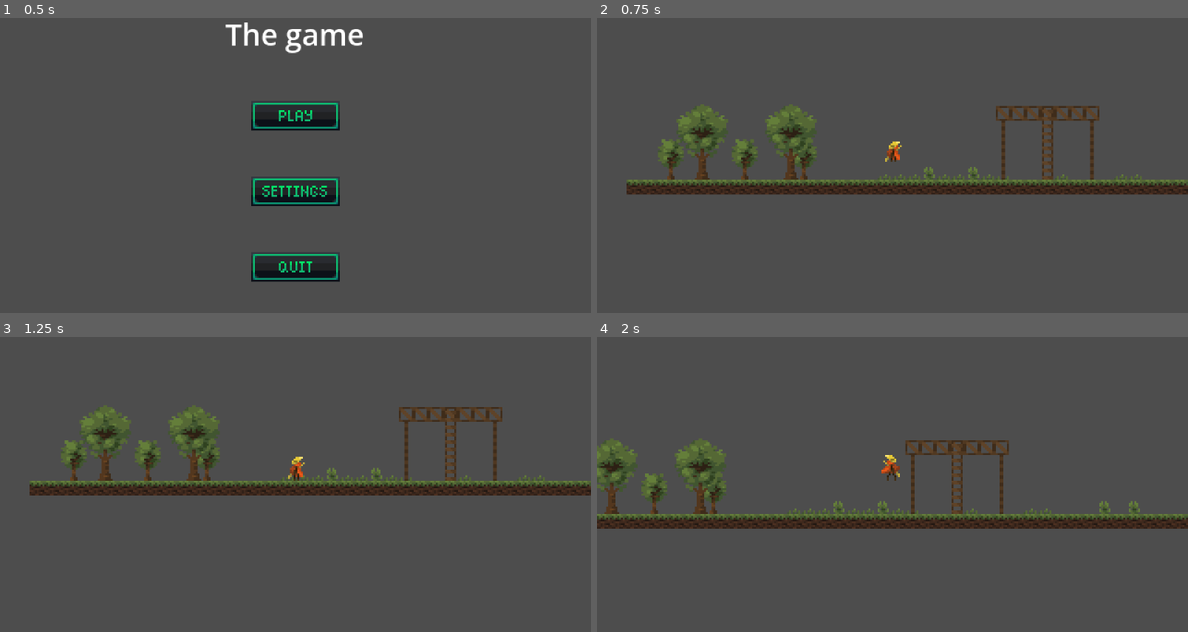
Above: before the commit, frames 1-4 (two rows, left to right).
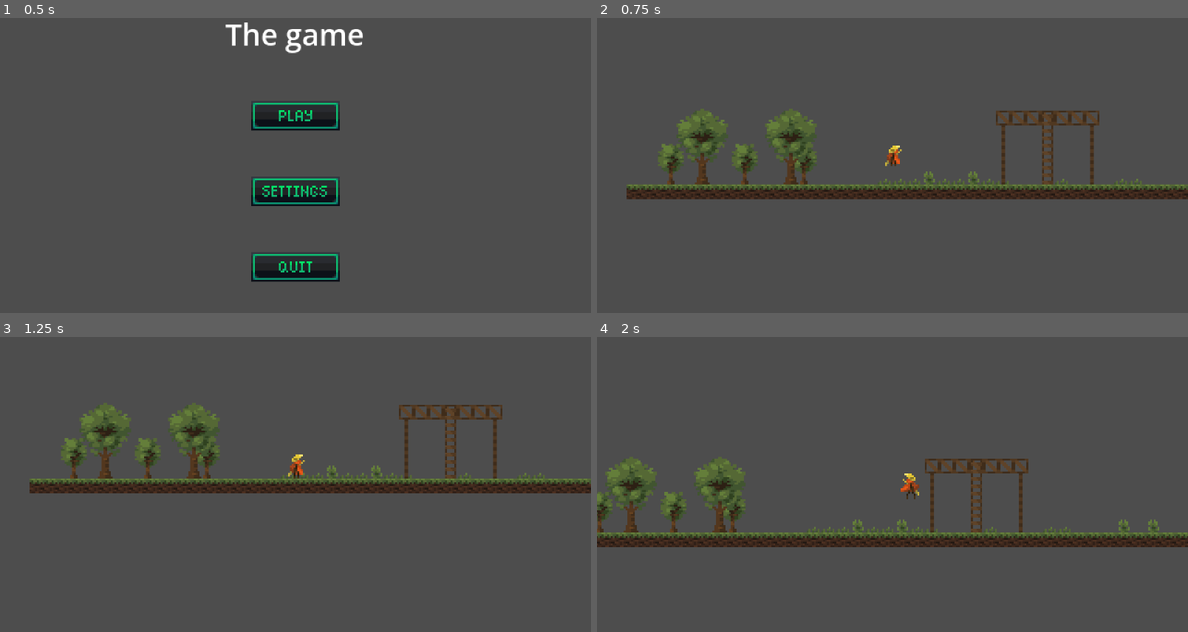
Above: after the commit, the same moments.

Repository: akent24/melonjam
Game: Godot game, scene res://scenes/control.tscn
Same seed, same stepped clock (60 frames per second), same inputs: the game is played once before the commit and once after it.
Inputs (mouse positions are in pixels of both pictures, inside the frame that each line leads up to):
- Up to frame 1 (0.5 s): no input
- Up to frame 2 (0.75 s): click (892, 115) at 0.5 s
- Up to frame 3 (1.25 s): no input
- Up to frame 4 (2 s): tap Enter (ui_accept) at 1.25, 1.52 s; move the mouse to (1022, 449) at 1.27 s; hold D (move_right) from 1.28 s (still down); click (1022, 449) at 1.35 s

Frame 1 is identical in both runs. In frame 2, 7.3% of the frame differs, in the area x 5-100%, y 29-62%; in frame 3, 4.7%; in frame 4, 16%, in the area x 0-100%, y 34-72%.

Commit message:
attack feature being made

Diff:
--- a/project.godot
+++ b/project.godot
@@ -46,6 +46,7 @@
 attak={
 "deadzone": 0.2,
 "events": [Object(InputEventMouseButton,"resource_local_to_scene":false,"resource_name":"","device":-1,"window_id":0,"a …(257 unchanged characters)…
+, Object(InputEventKey,"resource_local_to_scene":false,"resource_name":"","device":-1,"window_id":0,"alt_pressed":false,"shift_pressed":false,"ctrl_pressed":false,"meta_pressed":false,"pressed":false,"keycode":0,"physical_keycode":70,"key_label":0,"unicode":102,"location":0,"echo":false,"script":null)
 ]
 }
 
--- a/scenes/main_hero.tscn
+++ b/scenes/main_hero.tscn
@@ -7,6 +7,144 @@
 [ext_resource type="Texture2D" uid="uid://cbd5uauw5h4pu" path="res://assets/sprites/hero-jamp.png" id="4_4tc0a"]
 [ext_resource type="Texture2D" uid="uid://dlji72yv1wbp3" path="res://assets/sprites/hero-walk.png" id="5_u50qc"]
 
+[sub_resource type="RectangleShape2D" id="RectangleShape2D_g4v7s"]
+size = Vector2(5.325, 13.5)
+
+[sub_resource type="AtlasTexture" id="AtlasTexture_48krb"]
+atlas = ExtResource("2_lrk6v")
+region = Rect2(0, 0, 12, 16)
+
+[sub_resource type="AtlasTexture" id="AtlasTexture_rdcmj"]
+atlas = ExtResource("2_lrk6v")
+region = Rect2(12, 0, 12, 16)
+
+[sub_resource type="AtlasTexture" id="AtlasTexture_m8qjq"]
+atlas = ExtResource("2_lrk6v")
+region = Rect2(24, 0, 12, 16)
+
+[sub_resource type="AtlasTexture" id="AtlasTexture_odhlk"]
+atlas = ExtResource("2_lrk6v")
+region = Rect2(36, 0, 12, 16)
+
+[sub_resource type="AtlasTexture" id="AtlasTexture_hxxdw"]
+atlas = ExtResource("2_y2obu")
+region = Rect2(0, 0, 12, 16)
+
+[sub_resource type="AtlasTexture" id="AtlasTexture_n0asn"]
+atlas = ExtResource("2_y2obu")
+region = Rect2(12, 0, 12, 16)
+
+[sub_resource type="AtlasTexture" id="AtlasTexture_lrk6v"]
+atlas = ExtResource("2_y2obu")
+region = Rect2(24, 0, 12, 16)
+
+[sub_resource type="AtlasTexture" id="AtlasTexture_4tc0a"]
+atlas = ExtResource("2_y2obu")
+region = Rect2(36, 0, 12, 16)
+
+[sub_resource type="AtlasTexture" id="AtlasTexture_44602"]
+atlas = ExtResource("4_4tc0a")
+region = Rect2(0, 0, 12, 16)
+
+[sub_resource type="AtlasTexture" id="AtlasTexture_io8e0"]
+atlas = ExtResource("4_4tc0a")
+region = Rect2(12, 0, 12, 16)
+
+[sub_resource type="AtlasTexture" id="AtlasTexture_hhfm3"]
+atlas = ExtResource("4_4tc0a")
+region = Rect2(24, 0, 12, 16)
+
+[sub_resource type="AtlasTexture" id="AtlasTexture_mue5r"]
+atlas = ExtResource("4_4tc0a")
+region = Rect2(36, 0, 12, 16)
+
+[sub_resource type="AtlasTexture" id="AtlasTexture_m4vfv"]
+atlas = ExtResource("5_u50qc")
+region = Rect2(0, 0, 12, 16)
+
+[sub_resource type="AtlasTexture" id="AtlasTexture_5t70d"]
+atlas = ExtResource("5_u50qc")
+region = Rect2(12, 0, 12, 16)
+
+[sub_resource type="AtlasTexture" id="AtlasTexture_gsbok"]
+atlas = ExtResource("5_u50qc")
+region = Rect2(24, 0, 12, 16)
+
+[sub_resource type="AtlasTexture" id="AtlasTexture_0l2ib"]
+atlas = ExtResource("5_u50qc")
+region = Rect2(36, 0, 12, 16)
+
+[sub_resource type="SpriteFrames" id="SpriteFrames_5ryay"]
+animations = [{
+"frames": [{
+"duration": 1.0,
+"texture": SubResource("AtlasTexture_48krb")
+}, {
+"duration": 1.0,
+"texture": SubResource("AtlasTexture_rdcmj")
+}, {
+"duration": 1.0,
+"texture": SubResource("AtlasTexture_m8qjq")
+}, {
+"duration": 1.0,
+"texture": SubResource("AtlasTexture_odhlk")
+}],
+"loop": 1,
+"name": &"attak",
+"speed": 5.0
+}, {
+"frames": [{
+"duration": 1.0,
+"texture": SubResource("AtlasTexture_hxxdw")
+}, {
+"duration": 1.0,
+"texture": SubResource("AtlasTexture_n0asn")
+}, {
+"duration": 1.0,
+"texture": SubResource("AtlasTexture_lrk6v")
+}, {
+"duration": 1.0,
+"texture": SubResource("AtlasTexture_4tc0a")
+}],
+"loop": 1,
+"name": &"idle",
+"speed": 5.0
+}, {
+"frames": [{
+"duration": 1.0,
+"texture": SubResource("AtlasTexture_44602")
+}, {
+"duration": 1.0,
+"texture": SubResource("AtlasTexture_io8e0")
+}, {
+"duration": 1.0,
+"texture": SubResource("AtlasTexture_hhfm3")
+}, {
+"duration": 1.0,
+"texture": SubResource("AtlasTexture_mue5r")
+}],
+"loop": 1,
+"name": &"jamp",
+"speed": 4.0
+}, {
+"frames": [{
+"duration": 1.0,
+"texture": SubResource("AtlasTexture_m4vfv")
+}, {
+"duration": 1.0,
+"texture": SubResource("AtlasTexture_5t70d")
+}, {
+"duration": 1.0,
+"texture": SubResource("AtlasTexture_gsbok")
+}, {
+"duration": 1.0,
+"texture": SubResource("AtlasTexture_0l2ib")
+}],
+"loop": 1,
+"name": &"walk",
+"speed": 5.0
+}]
+
 [sub_resource type="AtlasTexture" id="AtlasTexture_u50qc"]
 atlas = ExtResource("2_4tc0a")
 region = Rect2(0, 0, 8, 8)
@@ -46,146 +184,31 @@
 [sub_resource type="RectangleShape2D" id="RectangleShape2D_yf5fn"]
 size = Vector2(25.160599, 18.08081)
 
-[sub_resource type="RectangleShape2D" id="RectangleShape2D_g4v7s"]
-size = Vector2(5.325, 13.5)
-
-[sub_resource type="AtlasTexture" id="AtlasTexture_48krb"]
-atlas = ExtResource("2_lrk6v")
-region = Rect2(0, 0, 12, 16)
-
-[sub_resource type="AtlasTexture" id="AtlasTexture_rdcmj"]
-atlas = ExtResource("2_lrk6v")
-region = Rect2(12, 0, 12, 16)
-
-[sub_resource type="AtlasTexture" id="AtlasTexture_m8qjq"]
-atlas = ExtResource("2_lrk6v")
-region = Rect2(24, 0, 12, 16)
-
-[sub_resource type="AtlasTexture" id="AtlasTexture_odhlk"]
-atlas = ExtResource("2_lrk6v")
-region = Rect2(36, 0, 12, 16)
-
-[sub_resource type="AtlasTexture" id="AtlasTexture_hxxdw"]
-atlas = ExtResource("2_y2obu")
-region = Rect2(0, 0, 12, 16)
-
-[sub_resource type="AtlasTexture" id="AtlasTexture_n0asn"]
-atlas = ExtResource("2_y2obu")
-region = Rect2(12, 0, 12, 16)
-
-[sub_resource type="AtlasTexture" id="AtlasTexture_lrk6v"]
-atlas = ExtResource("2_y2obu")
-region = Rect2(24, 0, 12, 16)
-
-[sub_resource type="AtlasTexture" id="AtlasTexture_4tc0a"]
-atlas = ExtResource("2_y2obu")
-region = Rect2(36, 0, 12, 16)
-
-[sub_resource type="AtlasTexture" id="AtlasTexture_44602"]
-atlas = ExtResource("4_4tc0a")
-region = Rect2(0, 0, 12, 16)
-
-[sub_resource type="AtlasTexture" id="AtlasTexture_io8e0"]
-atlas = ExtResource("4_4tc0a")
-region = Rect2(12, 0, 12, 16)
-
-[sub_resource type="AtlasTexture" id="AtlasTexture_hhfm3"]
-atlas = ExtResource("4_4tc0a")
-region = Rect2(24, 0, 12, 16)
-
-[sub_resource type="AtlasTexture" id="AtlasTexture_mue5r"]
-atlas = ExtResource("4_4tc0a")
-region = Rect2(36, 0, 12, 16)
-
-[sub_resource type="AtlasTexture" id="AtlasTexture_m4vfv"]
-atlas = ExtResource("5_u50qc")
-region = Rect2(0, 0, 12, 16)
-
-[sub_resource type="AtlasTexture" id="AtlasTexture_5t70d"]
-atlas = ExtResource("5_u50qc")
-region = Rect2(12, 0, 12, 16)
-
-[sub_resource type="AtlasTexture" id="AtlasTexture_gsbok"]
-atlas = ExtResource("5_u50qc")
-region = Rect2(24, 0, 12, 16)
-
-[sub_resource type="AtlasTexture" id="AtlasTexture_0l2ib"]
-atlas = ExtResource("5_u50qc")
-region = Rect2(36, 0, 12, 16)
-
-[sub_resource type="SpriteFrames" id="SpriteFrames_5ryay"]
-animations = [{
-"frames": [{
-"duration": 1.0,
-"texture": SubResource("AtlasTexture_48krb")
-}, {
-"duration": 1.0,
-"texture": SubResource("AtlasTexture_rdcmj")
-}, {
-"duration": 1.0,
-"texture": SubResource("AtlasTexture_m8qjq")
-}, {
-"duration": 1.0,
-"texture": SubResource("AtlasTexture_odhlk")
-}],
-"loop": 1,
-"name": &"attak",
-"speed": 5.0
-}, {
-"frames": [{
-"duration": 1.0,
-"texture": SubResource("AtlasTexture_hxxdw")
-}, {
-"duration": 1.0,
-"texture": SubResource("AtlasTexture_n0asn")
-}, {
-"duration": 1.0,
-"texture": SubResource("AtlasTexture_lrk6v")
-}, {
-"duration": 1.0,
-"texture": SubResource("AtlasTexture_4tc0a")
-}],
-"loop": 1,
-"name": &"idle",
-"speed": 5.0
-}, {
-"frames": [{
-"duration": 1.0,
-"texture": SubResource("AtlasTexture_44602")
-}, {
-"duration": 1.0,
-"texture": SubResource("AtlasTexture_io8e0")
-}, {
-"duration": 1.0,
-"texture": SubResource("AtlasTexture_hhfm3")
-}, {
-"duration": 1.0,
-"texture": SubResource("AtlasTexture_mue5r")
-}],
-"loop": 1,
-"name": &"jamp",
-"speed": 4.0
-}, {
-"frames": [{
-"duration": 1.0,
-"texture": SubResource("AtlasTexture_m4vfv")
-}, {
-"duration": 1.0,
-"texture": SubResource("AtlasTexture_5t70d")
-}, {
-"duration": 1.0,
-"texture": SubResource("AtlasTexture_gsbok")
-}, {
-"duration": 1.0,
-"texture": SubResource("AtlasTexture_0l2ib")
-}],
-"loop": 1,
-"name": &"walk",
-"speed": 5.0
-}]
-
 [node name="CharacterBody2D" type="CharacterBody2D" unique_id=65108906]
 script = ExtResource("1_5ryay")
+
+[node name="CollisionShape2D" type="CollisionShape2D" parent="." unique_id=1283509031]
+position = Vector2(160.4, 89.225)
+shape = SubResource("RectangleShape2D_g4v7s")
+
+[node name="AnimatedSprite2D" type="AnimatedSprite2D" parent="." unique_id=881094301]
+position = Vector2(160, 88)
+sprite_frames = SubResource("SpriteFrames_5ryay")
+animation = &"idle"
+
+[node name="Camera2D" type="Camera2D" parent="." unique_id=646755071]
+position = Vector2(160, 88)
+offset = Vector2(-0.01, 1.995)
+limit_enabled = false
+position_smoothing_enabled = true
+position_smoothing_speed = 6.0
+rotation_smoothing_speed = 1.0
+drag_horizontal_enabled = true
+drag_vertical_enabled = true
+drag_left_margin = 0.0
+drag_top_margin = 0.0
+drag_right_margin = 0.0
+drag_bottom_margin = 0.0
 
 [node name="Area2D" type="Area2D" parent="." unique_id=1075785764]
 position = Vector2(151, 89)
@@ -196,7 +219,7 @@
 scale = Vector2(0.99999994, 0.99999994)
 sprite_frames = SubResource("SpriteFrames_g4v7s")
 animation = &"attak"
-frame_progress = 0.49982336
+frame_progress = 0.34571275
 
 [node name="CollisionShape2D" type="CollisionShape2D" parent="Area2D" unique_id=913671072]
 position = Vector2(0.72402954, 0.47499847)
@@ -204,15 +227,3 @@
 scale = Vector2(0.455, 0.495)
 shape = SubResource("RectangleShape2D_yf5fn")
 disabled = true
-
-[node name="CollisionShape2D" type="CollisionShape2D" parent="." unique_id=1283509031]
-position = Vector2(160.4, 89.225)
-shape = SubResource("RectangleShape2D_g4v7s")
-
-[node name="AnimatedSprite2D" type="AnimatedSprite2D" parent="." unique_id=881094301]
-position = Vector2(160, 88)
-sprite_frames = SubResource("SpriteFrames_5ryay")
-animation = &"idle"
-
-[node name="Camera2D" type="Camera2D" parent="." unique_id=646755071]
-position = Vector2(160, 88)
--- a/scripts/main_hero.gd
+++ b/scripts/main_hero.gd
@@ -36,3 +36,7 @@
 
 func get_damage() -> void:
 	pass
+
+
+func _on_area_2d_area_entered(area: Area2D) -> void:
+	pass # Replace with function body.
